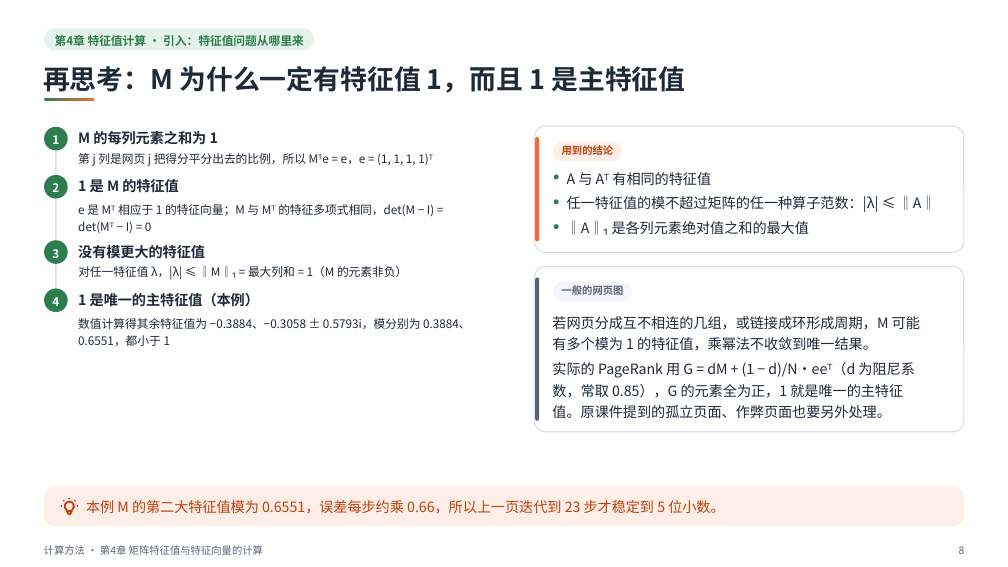
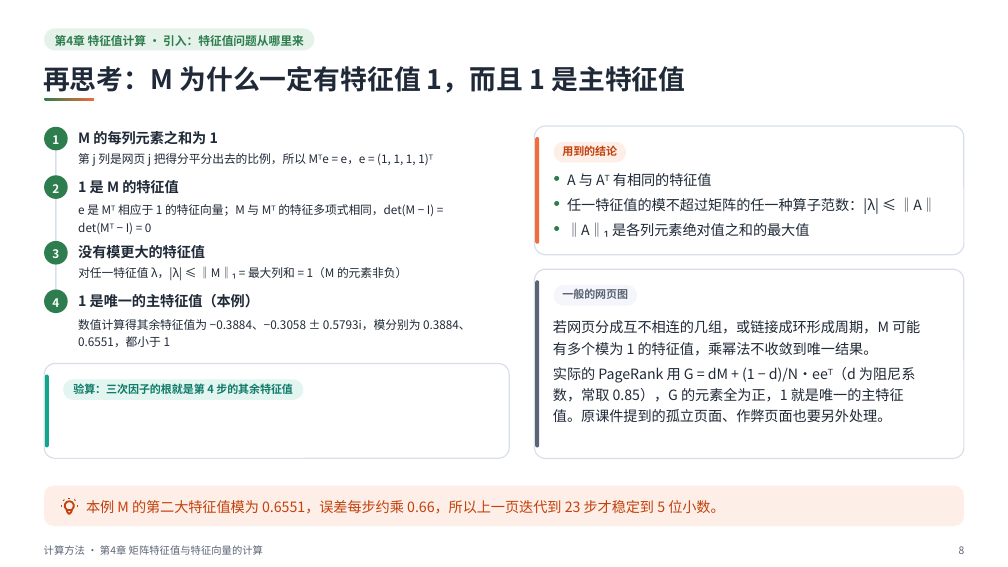
Before and after one commit to sweetcornna/JLU-remake, a slide deck: slide 8 of 大二下/计算方法（by陈广广）/重制版PPT/第4章 矩阵特征值与特征向量的计算（重制版）.pptx. Drawn at 1008x567 pixels with LibreOffice and Linux fonts; fonts in the diff are those of the drawing. Boxes give left, top, right and bottom in pixels: in the first picture for what was removed or moved away, otherwise in the second. Text is boxed around its words. In the diff, an @@ line names an element or a change of style, - is before the commit and + after.

```diff
--- a/大二下/计算方法（by陈广广）/重制版PPT/第4章 矩阵特征值与特征向量的计算（重制版）.pptx
+++ b/大二下/计算方法（by陈广广）/重制版PPT/第4章 矩阵特征值与特征向量的计算（重制版）.pptx
@@ rounded rectangle at (x1=535, y1=126, x2=964, y2=255): proportions changed @@
@@ rounded rectangle resized from (x1=554, y1=141, x2=622, y2=161) to (x1=554, y1=142, x2=626, y2=163) @@
@@ text "用到的结论" at (x1=562, y1=145, x2=617, y2=156): size 9.8 to 10.5 pt @@
@@ rounded rectangle at (x1=535, y1=269, x2=964, y2=458): proportions changed @@
@@ rounded rectangle resized from (x1=535, y1=266, x2=964, y2=432) to (x1=535, y1=269, x2=964, y2=458) @@
@@ rounded rectangle resized from (x1=535, y1=278, x2=539, y2=421) to (x1=535, y1=281, x2=539, y2=448) @@
@@ rounded rectangle resized from (x1=554, y1=282, x2=633, y2=302) to (x1=554, y1=285, x2=637, y2=306) @@
@@ text "一般的网页图" at (x1=562, y1=289, x2=628, y2=299): size 9.8 to 10.5 pt @@
@@ text "若网页分成互不相连的几组，或链接成环形成周期，M 可能 有多个模为 1 的特征值，乘幂法不收敛到唯一结果。" moved from (x1=552, y1=316, x2=920, y2=350) to (x1=553, y1=320, x2=920, y2=356) @@
@@ group added at (x1=44, y1=364, x2=509, y2=459): 3 rounded rectangles, 1 text @@
+验算：三次因子的根就是第 4 步的其余特征值
@@ text "实际的 PageRank 用 G = ..." moved from (x1=552, y1=362, x2=914, y2=418) to (x1=553, y1=367, x2=915, y2=422) @@
```
Also in this commit, not shown: 36 other slides changed, 21 other files.
